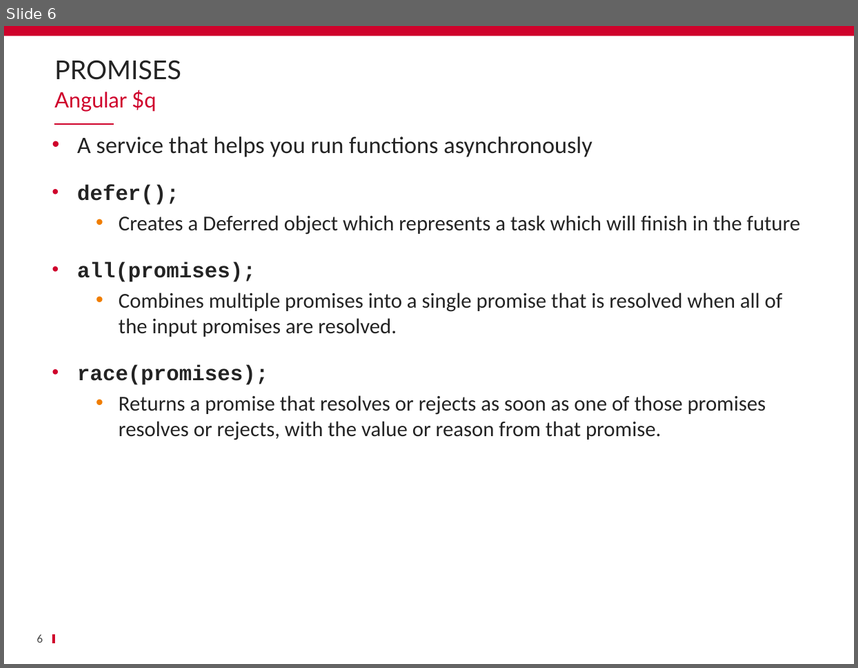
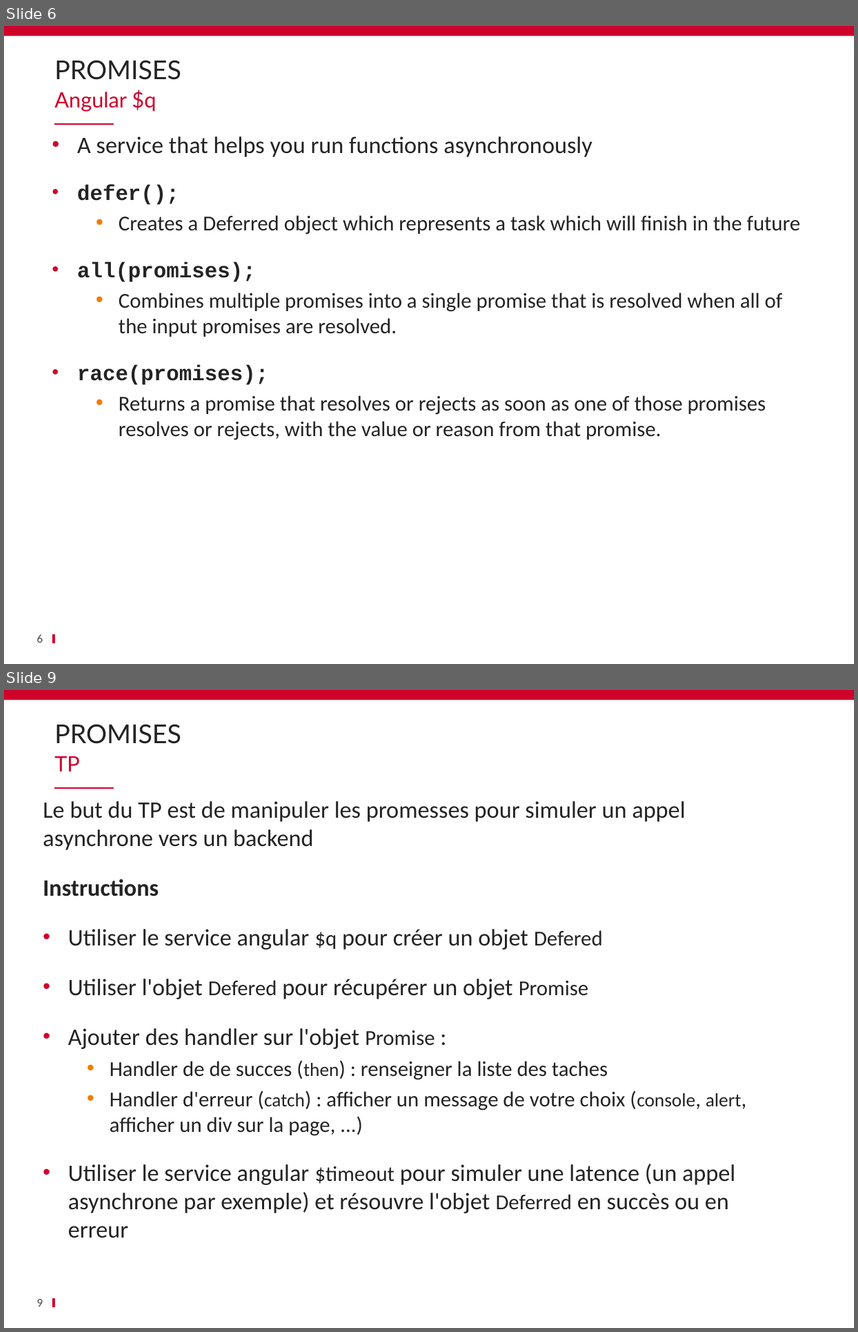
Before and after one commit to schassande/formation-angularjs1, a slide deck: Jour2/08 Promesses/08_Promesses.pptx. Shown one above the other, each under a label of ours: slide 6 before the commit, slides 6 and 9 after it; the slides between them are not shown. The pictures are 858x668 and 858x1332 pixels, drawn with LibreOffice and Linux fonts; fonts in the diff are those of the drawing; background and template pictures are left out. Boxes give left, top, right and bottom in pixels: in the first picture for what was removed or moved away, otherwise in the second. Text is boxed around its words. In the diff, an @@ line names an element or a change of style, - is before the commit and + after.

```diff
--- a/Jour2/08 Promesses/08_Promesses.pptx
+++ b/Jour2/08 Promesses/08_Promesses.pptx
@@ slide 9 added at [4,690,854,1328], background #FFFFFF; not listed: 3 template elements that a slide beside it also shows @@
@@ title added at [54,724,181,744], 22 pt, text #232323 @@
+PROMISES
@@ text added at [54,756,80,771], 18 pt, text #CF022B @@
+TP
@@ text added at [43,801,742,1238], 20 pt, text #232323 @@
+Le but du TP est de manipuler les promesses pour simuler un appel asynchrone vers un backend
+Instructions
+• Utiliser le service angular $q pour créer un objet Defered
+• Utiliser l'objet Defered pour récupérer un objet Promise
+• Ajouter des handler sur l'objet Promise :
+  • Handler de de succes (then) : renseigner la liste des taches
+  • Handler d'erreur (catch) : afficher un message de votre choix (console, alert, afficher un div sur la page, ...)
+• Utiliser le service angular $timeout pour simuler une latence (un appel asynchrone par exemple) et résouvre l'objet Deferred en succès ou en erreur
@@ page number added at [37,1299,43,1306], 10 pt, text #464646 @@
+9
```
Also in this commit, not shown: 2 slides changed, 2 other slides added, 2 slides removed, 40 other files.
